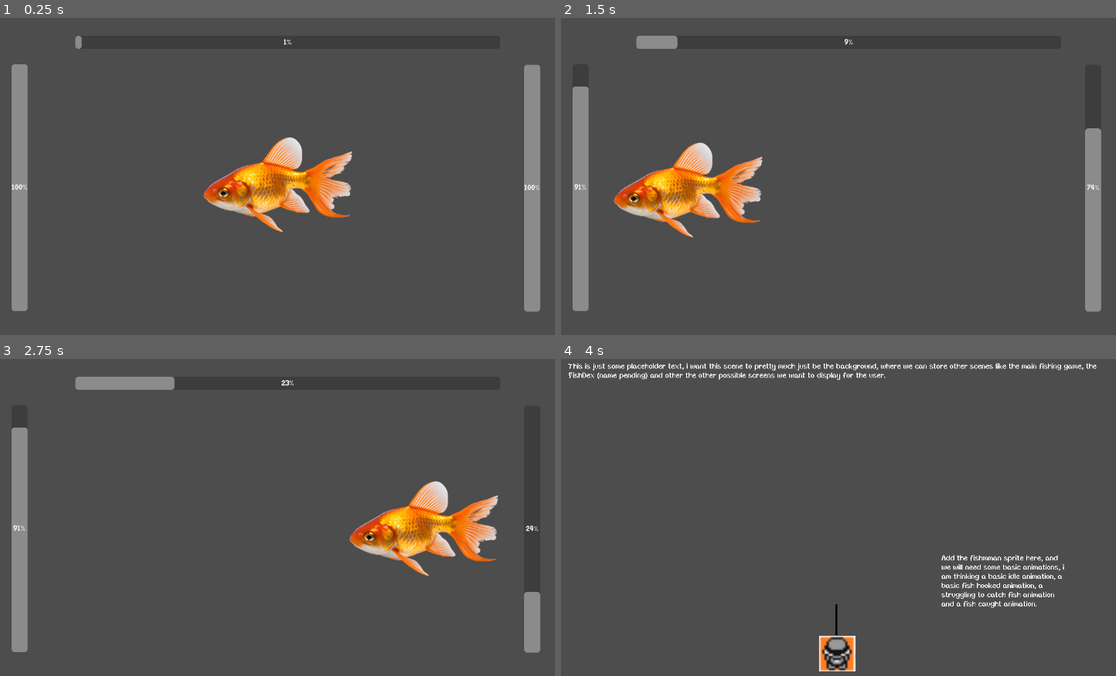
Above: before the commit, frames 1-4 (two rows, left to right).
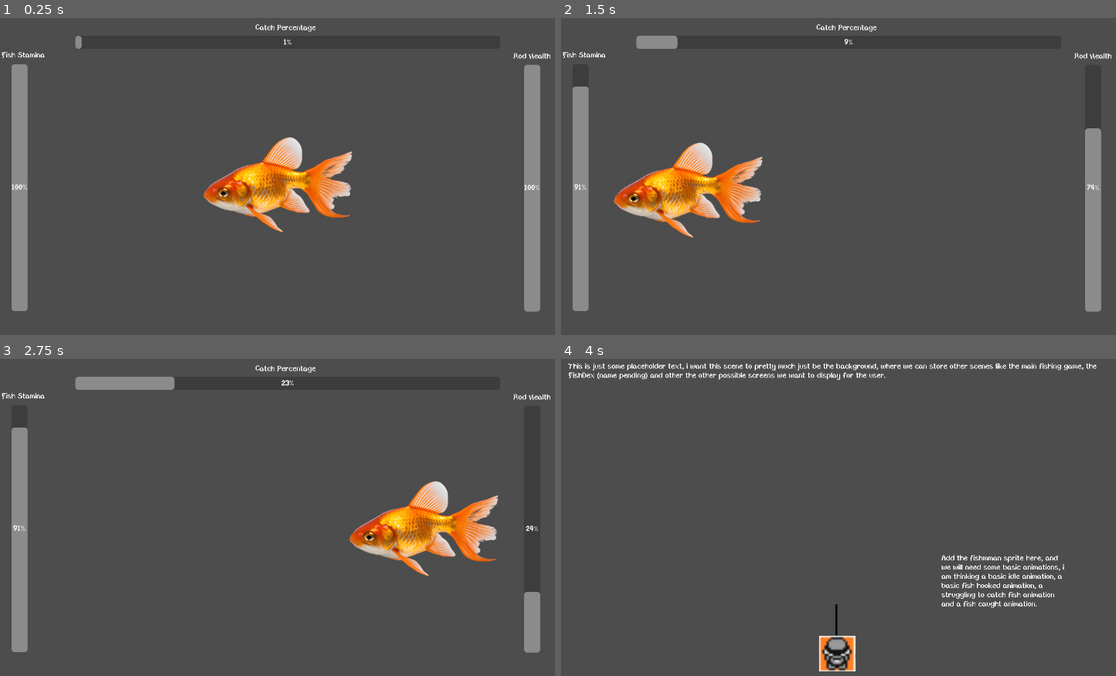
Above: after the commit, the same moments.

Repository: p4ntz/fish
Game: Godot game, scene res://Scenes/fishing.tscn
Same seed, same stepped clock (60 frames per second), same inputs: the game is played once before the commit and once after it. This scene is started directly instead of the project's main scene.
Inputs (mouse positions are in pixels of both pictures, inside the frame that each line leads up to):
- Up to frame 1 (0.25 s): no input
- Up to frame 2 (1.5 s): tap Enter (ui_accept) at 0.5, 0.77 s; move the mouse to (1005, 173) at 0.52 s; hold Right (ui_right) 0.53-1.28 s; click (1005, 173) at 0.67 s; move the mouse to (744, 208) at 1.27 s; hold Down (ui_down) from 1.28 s (still down)
- Up to frame 3 (2.75 s): tap Enter (ui_accept) at 1.52 s; move the mouse to (371, 457) at 2.02 s; release Down (ui_down) at 2.03 s; hold Right (ui_right) from 2.03 s (still down)
- Up to frame 4 (4 s): move the mouse to (838, 603) at 2.77 s; click (838, 603) at 2.92 s; tap Enter (ui_accept) at 3.02, 3.77 s; move the mouse to (1054, 584) at 3.52 s; release Right (ui_right) at 3.53 s; hold Left (ui_left) from 3.53 s (still down)

The runs differ from the first frame. In frame 1, 0.2% of the frame differs, in the area x 0-100%, y 1-13%; in frame 2, 0.2%; in frame 3, 0.2%; in frame 4, nothing differs.

Commit message:
Add labels for sanity

Diff:
--- a/Scenes/fishing.tscn
+++ b/Scenes/fishing.tscn
@@ -40,3 +40,25 @@
 position = Vector2(877, 351)
 scale = Vector2(0.63, 0.5975)
 texture = ExtResource("2_xsjkn")
+
+[node name="RichTextLabel" type="RichTextLabel" parent="."]
+offset_left = 3.0
+offset_top = 70.0
+offset_right = 95.0
+offset_bottom = 86.0
+text = "Fish Stamina"
+
+[node name="RichTextLabel2" type="RichTextLabel" parent="."]
+offset_left = 1063.0
+offset_top = 72.0
+offset_right = 1143.0
+offset_bottom = 92.0
+text = "Rod Health"
+
+[node name="RichTextLabel3" type="RichTextLabel" parent="."]
+offset_left = 529.0
+offset_top = 13.0
+offset_right = 658.0
+offset_bottom = 31.0
+text = "Catch Percentage"
+fit_content = true
